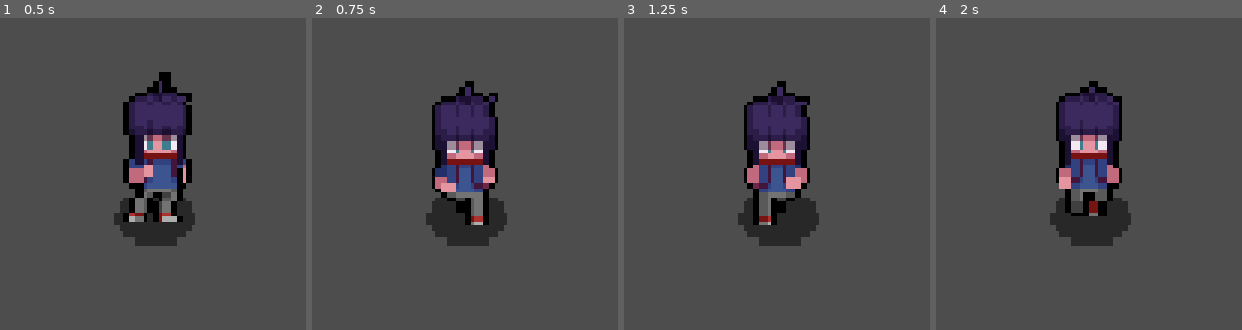
Above: before the commit, frames 1-4 (left to right).
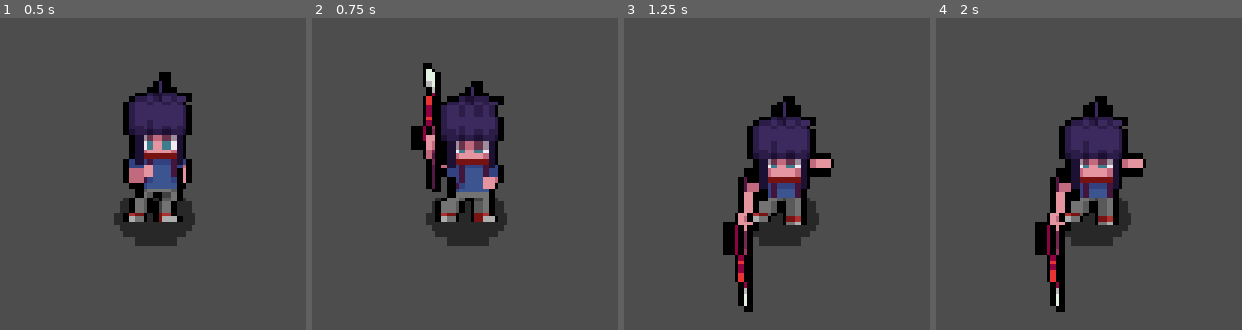
Above: after the commit, the same moments.

Repository: tianran-me/RPG-tianran
Game: Godot game, scene res://scenes/player/player.tscn
The game is run twice, just before and just after one commit, with the same random seed, the same clock (stepped at 60 frames per second) and the same inputs.
Inputs:
- Up to frame 1 (0.5 s): no input
- Up to frame 2 (0.75 s): tap Enter (ui_accept) at 0.5 s; hold D (move_right) from 0.53 s (still down); hold J (attack) from 0.53 s (still down)
- Up to frame 3 (1.25 s): keep holding D (move_right); keep holding J (attack); tap Enter (ui_accept) at 0.77 s
- Up to frame 4 (2 s): release D (move_right) at 1.28 s; release J (attack) at 1.28 s; hold S (move_down) from 1.28 s (still down); tap J (attack) at 1.35 s; tap Enter (ui_accept) at 1.52 s

Frame 1 is identical in both runs. In frame 2, 6.9% of the frame differs, in the area x 32-63%, y 14-67%; in frame 3, 9.9%; in frame 4, 10%, in the area x 32-69%, y 20-95%.

Commit message:
添加攻击功能（二）

Diff:
--- a/scenes/player/player.gd
+++ b/scenes/player/player.gd
@@ -17,8 +17,11 @@
 @onready var animated_sprite: AnimatedSprite2D = $AnimatedSprite
 @onready var health_component: HealthComponent = $HealthComponent
 
+@onready var enemy_area: Area2D = %EnemyAttackArea
+
 #把有限状态系统，放进玩家类里面
 @onready var fsm: FSM = $FSM
+@onready var weapon: Node2D = $Weapon
 
 @onready var attack_positions: Dictionary = {
 	"up": %Up,
@@ -70,9 +73,9 @@
 	#TODO，后面更新为8方向动画
 	if abs(input_vector.x) > abs(input_vector.y):
 		if input_vector.x >0:
-			last_direction = "right_down"
+			last_direction = "right"
 		else:
-			last_direction = "left_down"
+			last_direction = "left"
 	else :
 		if input_vector.y >0:
 			last_direction = "down"
@@ -114,3 +117,8 @@
 	curr_mana -= value
 	curr_mana = max(curr_mana,0)
 	EventBus.on_player_mana_updated.emit(curr_mana,max_mana)
+
+func enable_weapon_collision(value: bool) -> void:
+
+	#敌人区域监控
+	enemy_area.monitoring = value
--- a/scenes/player/player.tscn
+++ b/scenes/player/player.tscn
@@ -43,6 +43,38 @@
 atlas = ExtResource("3_h17s1")
 region = Rect2(336, 0, 48, 64)
 
+[sub_resource type="AtlasTexture" id="AtlasTexture_i816j"]
+atlas = ExtResource("3_h17s1")
+region = Rect2(0, 448, 48, 64)
+
+[sub_resource type="AtlasTexture" id="AtlasTexture_laqvq"]
+atlas = ExtResource("3_h17s1")
+region = Rect2(48, 448, 48, 64)
+
+[sub_resource type="AtlasTexture" id="AtlasTexture_aq51r"]
+atlas = ExtResource("3_h17s1")
+region = Rect2(96, 448, 48, 64)
+
+[sub_resource type="AtlasTexture" id="AtlasTexture_q3ejk"]
+atlas = ExtResource("3_h17s1")
+region = Rect2(144, 448, 48, 64)
+
+[sub_resource type="AtlasTexture" id="AtlasTexture_2dxln"]
+atlas = ExtResource("3_h17s1")
+region = Rect2(192, 448, 48, 64)
+
+[sub_resource type="AtlasTexture" id="AtlasTexture_gsldg"]
+atlas = ExtResource("3_h17s1")
+region = Rect2(240, 448, 48, 64)
+
+[sub_resource type="AtlasTexture" id="AtlasTexture_rrrpt"]
+atlas = ExtResource("3_h17s1")
+region = Rect2(288, 448, 48, 64)
+
+[sub_resource type="AtlasTexture" id="AtlasTexture_us45u"]
+atlas = ExtResource("3_h17s1")
+region = Rect2(336, 448, 48, 64)
+
 [sub_resource type="AtlasTexture" id="AtlasTexture_qxlpa"]
 atlas = ExtResource("3_h17s1")
 region = Rect2(0, 384, 48, 64)
@@ -74,38 +106,6 @@
 [sub_resource type="AtlasTexture" id="AtlasTexture_3r8w6"]
 atlas = ExtResource("3_h17s1")
 region = Rect2(336, 384, 48, 64)
-
-[sub_resource type="AtlasTexture" id="AtlasTexture_i816j"]
-atlas = ExtResource("3_h17s1")
-region = Rect2(0, 448, 48, 64)
-
-[sub_resource type="AtlasTexture" id="AtlasTexture_laqvq"]
-atlas = ExtResource("3_h17s1")
-region = Rect2(48, 448, 48, 64)
-
-[sub_resource type="AtlasTexture" id="AtlasTexture_aq51r"]
-atlas = ExtResource("3_h17s1")
-region = Rect2(96, 448, 48, 64)
-
-[sub_resource type="AtlasTexture" id="AtlasTexture_q3ejk"]
-atlas = ExtResource("3_h17s1")
-region = Rect2(144, 448, 48, 64)
-
-[sub_resource type="AtlasTexture" id="AtlasTexture_2dxln"]
-atlas = ExtResource("3_h17s1")
-region = Rect2(192, 448, 48, 64)
-
-[sub_resource type="AtlasTexture" id="AtlasTexture_gsldg"]
-atlas = ExtResource("3_h17s1")
-region = Rect2(240, 448, 48, 64)
-
-[sub_resource type="AtlasTexture" id="AtlasTexture_rrrpt"]
-atlas = ExtResource("3_h17s1")
-region = Rect2(288, 448, 48, 64)
-
-[sub_resource type="AtlasTexture" id="AtlasTexture_us45u"]
-atlas = ExtResource("3_h17s1")
-region = Rect2(336, 448, 48, 64)
 
 [sub_resource type="AtlasTexture" id="AtlasTexture_wvv85"]
 atlas = ExtResource("3_h17s1")
@@ -551,37 +551,8 @@
 "texture": SubResource("AtlasTexture_2enr6")
 }],
 "loop": false,
-"name": &"attack__down",
-"speed": 5.0
-}, {
-"frames": [{
-"duration": 1.0,
-"texture": SubResource("AtlasTexture_qxlpa")
-}, {
-"duration": 1.0,
-"texture": SubResource("AtlasTexture_iwd08")
-}, {
-"duration": 1.0,
-"texture": SubResource("AtlasTexture_5oeuk")
-}, {
-"duration": 1.0,
-"texture": SubResource("AtlasTexture_oq5hk")
-}, {
-"duration": 1.0,
-"texture": SubResource("AtlasTexture_kfile")
-}, {
-"duration": 1.0,
-"texture": SubResource("AtlasTexture_pkjeu")
-}, {
-"duration": 1.0,
-"texture": SubResource("AtlasTexture_0epl4")
-}, {
-"duration": 1.0,
-"texture": SubResource("AtlasTexture_3r8w6")
-}],
-"loop": false,
-"name": &"attack__right",
-"speed": 5.0
+"name": &"attack_down",
+"speed": 8.0
 }, {
 "frames": [{
 "duration": 1.0,
@@ -610,7 +581,36 @@
 }],
 "loop": false,
 "name": &"attack_left",
-"speed": 5.0
+"speed": 8.0
+}, {
+"frames": [{
+"duration": 1.0,
+"texture": SubResource("AtlasTexture_qxlpa")
+}, {
+"duration": 1.0,
+"texture": SubResource("AtlasTexture_iwd08")
+}, {
+"duration": 1.0,
+"texture": SubResource("AtlasTexture_5oeuk")
+}, {
+"duration": 1.0,
+"texture": SubResource("AtlasTexture_oq5hk")
+}, {
+"duration": 1.0,
+"texture": SubResource("AtlasTexture_kfile")
+}, {
+"duration": 1.0,
+"texture": SubResource("AtlasTexture_pkjeu")
+}, {
+"duration": 1.0,
+"texture": SubResource("AtlasTexture_0epl4")
+}, {
+"duration": 1.0,
+"texture": SubResource("AtlasTexture_3r8w6")
+}],
+"loop": false,
+"name": &"attack_right",
+"speed": 8.0
 }, {
 "frames": [{
 "duration": 1.0,
@@ -639,7 +639,7 @@
 }],
 "loop": false,
 "name": &"attack_up",
-"speed": 5.0
+"speed": 8.0
 }, {
 "frames": [{
 "duration": 1.0,
@@ -696,7 +696,7 @@
 "texture": SubResource("AtlasTexture_8ydkj")
 }],
 "loop": true,
-"name": &"idle_left_down",
+"name": &"idle_left",
 "speed": 8.0
 }, {
 "frames": [{
@@ -754,7 +754,7 @@
 "texture": SubResource("AtlasTexture_kxw46")
 }],
 "loop": true,
-"name": &"idle_right_down",
+"name": &"idle_right",
 "speed": 8.0
 }, {
 "frames": [{
@@ -875,7 +875,7 @@
 "texture": SubResource("AtlasTexture_kssj8")
 }],
 "loop": true,
-"name": &"walk_left_down",
+"name": &"walk_left",
 "speed": 8.0
 }, {
 "frames": [{
@@ -933,7 +933,7 @@
 "texture": SubResource("AtlasTexture_trum3")
 }],
 "loop": true,
-"name": &"walk_right_down",
+"name": &"walk_right",
 "speed": 8.0
 }, {
 "frames": [{
@@ -1010,10 +1010,8 @@
 
 [node name="AnimatedSprite" type="AnimatedSprite2D" parent="." unique_id=1653611448]
 sprite_frames = SubResource("SpriteFrames_dovo2")
-animation = &"attack_up"
+animation = &"idle_right"
 autoplay = "idle_down"
-frame = 7
-frame_progress = 1.0
 
 [node name="CollisionShape2D" type="CollisionShape2D" parent="." unique_id=958557527]
 shape = SubResource("CapsuleShape2D_gmlin")
@@ -1026,8 +1024,10 @@
 [node name="Icon" type="Sprite2D" parent="Weapon" unique_id=2064739206]
 
 [node name="EnemyAttackArea" type="Area2D" parent="Weapon" unique_id=1125593980]
+unique_name_in_owner = true
 collision_layer = 0
 collision_mask = 4
+monitoring = false
 
 [node name="CollisionShape2D" type="CollisionShape2D" parent="Weapon/EnemyAttackArea" unique_id=1034306771]
 position = Vector2(-8.25, -11)
--- a/scenes/player/states/player_state_attack.gd
+++ b/scenes/player/states/player_state_attack.gd
@@ -1,2 +1,36 @@
 extends PlayerState
 class_name PlayerStateAttack
+
+#创建字典存放武器旋转角度数据,
+var weapon_rotations: Dictionary = {
+	"down": 180.0,
+	"left":-90,
+	"right":90,
+	"up":0.0
+}
+
+func enter_state() -> void:
+	player.play_direction_anim("attack")
+	position_weapon()
+	player.animated_sprite.animation_finished.connect(_on_animation_finished)
+
+func exit_state() -> void:
+	if player.animated_sprite.animation_finished.is_connected(_on_animation_finished):
+		player.animated_sprite.animation_finished.disconnect(_on_animation_finished)
+
+func position_weapon() -> void:
+	var direction_key: String = player.last_direction
+	var marker: Marker2D = player.attack_positions[direction_key]
+	player.weapon.global_position = marker.global_position
+
+	#我不需要旋转武器
+	#player.weapon.rotation_degrees = weapon_rotations[direction_key]
+
+	player.weapon.show()
+	player.enable_weapon_collision(true)
+
+func _on_animation_finished()->void:
+	player.enable_weapon_collision(false)
+
+	#player.weapon.hide()
+	fsm.transition_to("Idle")
Not shown: 1 places in scenes/player/player.tscn that only renumber resources
